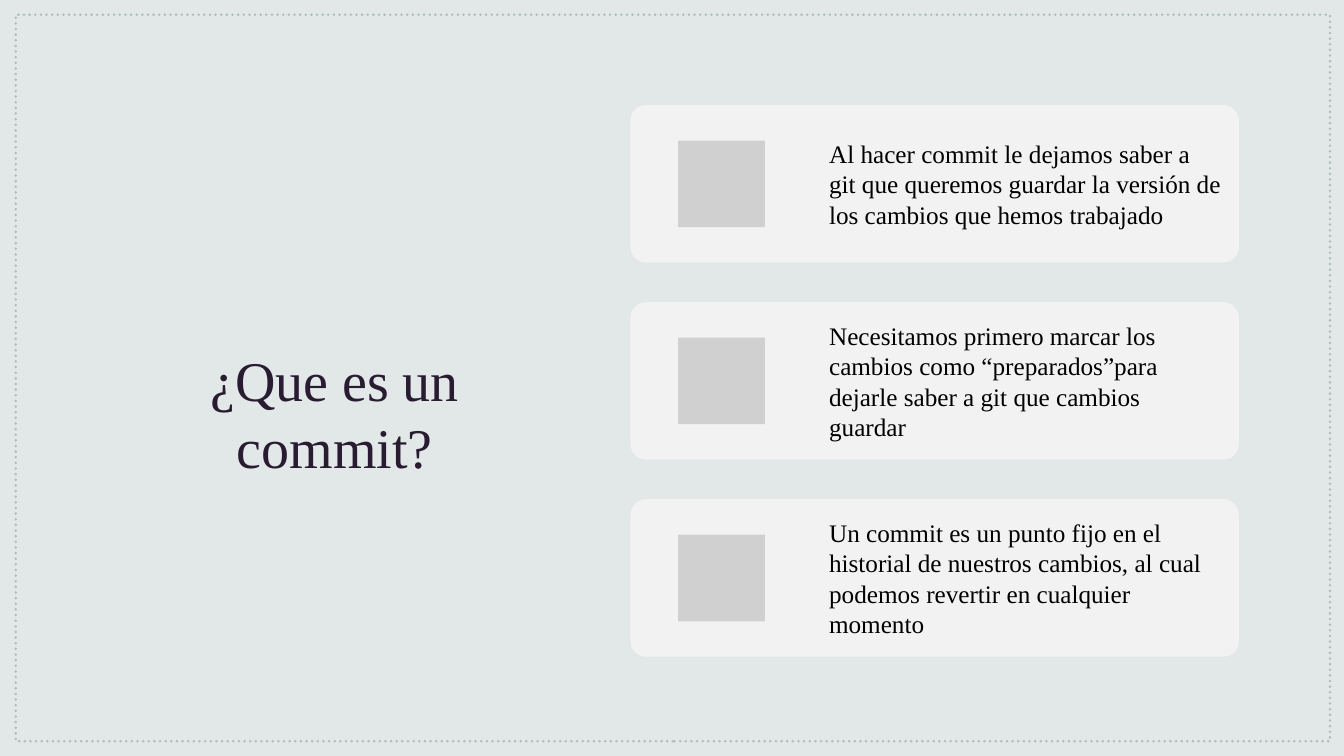
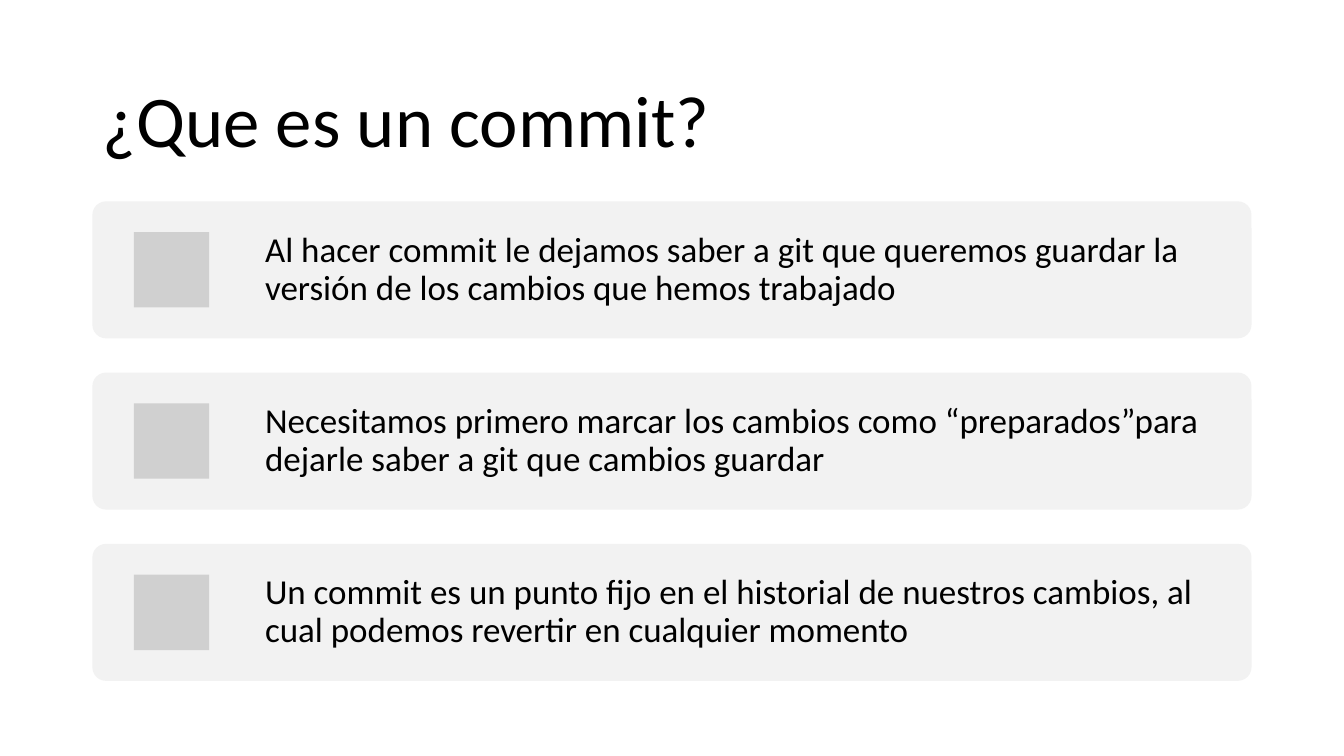
Before and after one commit to mfloresdev/Tutorial-Git, a slide deck: slide 6 of Git & GitHub.pptx. Drawn at 1344x756 pixels with LibreOffice and Linux fonts; fonts in the diff are those of the drawing; grey boxes stand for pictures. Boxes give left, top, right and bottom in pixels: in the first picture for what was removed or moved away, otherwise in the second. Text is boxed around its words. In the diff, an @@ line names an element or a change of style, - is before the commit and + after.

```diff
--- a/Git & GitHub.pptx
+++ b/Git & GitHub.pptx
@@ background #E2E8E7 to #FFFFFF @@
@@ rectangle removed at [0,0,1344,756] @@
@@ rectangle removed at [16,15,1331,742] @@
@@ title "¿Que es un commit?": place and size @@
-title "¿Que es un commit?" at [210,364,459,469]
+title "¿Que es un commit?" at [102,97,709,160]
@@ title "¿Que es un commit?" at [102,97,709,160]: size 40 to 52 pt, font Times New Roman to Calibri, text colour #291C32 to #000000; alignment centre to left; line spacing 1 to 0.9 @@
@@ rounded rectangle removed at [630,105,1239,262] @@
@@ picture removed at [679,140,765,227] @@
@@ rounded rectangle added at [93,202,1252,339], fill #F2F2F2 @@
@@ size 18 to 25 pt, font Times New Roman to Calibri; line spacing 1 to 0.9; more space between paragraphs in 3 elements at [265,579,1192,648], [265,408,1198,477], [265,237,1178,306] @@
@@ text "Al hacer commit le dejamos ...": place and size @@
-text "Al hacer commit le dejamos ..." at [829,145,1221,230]
+text "Al hacer commit le dejamos ..." at [265,237,1178,306]
@@ group removed at [1021,0,1344,555]: 4 freeform shapes @@
@@ picture added at [134,232,210,308] @@
@@ rounded rectangle: place and size @@
-rounded rectangle at [630,302,1239,460]
+rounded rectangle at [93,373,1252,510]
@@ text "Necesitamos primero marcar los cambios ...": place and size @@
-text "Necesitamos primero marcar los cambios ..." at [829,327,1157,442]
+text "Necesitamos primero marcar los cambios ..." at [265,408,1198,477]
@@ picture: place and size @@
-picture at [679,338,765,424]
+picture at [134,403,210,479]
@@ picture removed at [679,534,765,621] @@
@@ rounded rectangle: place and size @@
-rounded rectangle at [630,499,1239,656]
+rounded rectangle at [93,544,1252,682]
@@ text "Un commit es un punto ...": place and size @@
-text "Un commit es un punto ..." at [829,524,1201,634]
+text "Un commit es un punto ..." at [265,579,1192,648]
@@ picture added at [134,575,210,650] @@
```
Also in this commit, not shown: 20 other slides changed, 19 slides added, 18 slides removed.
